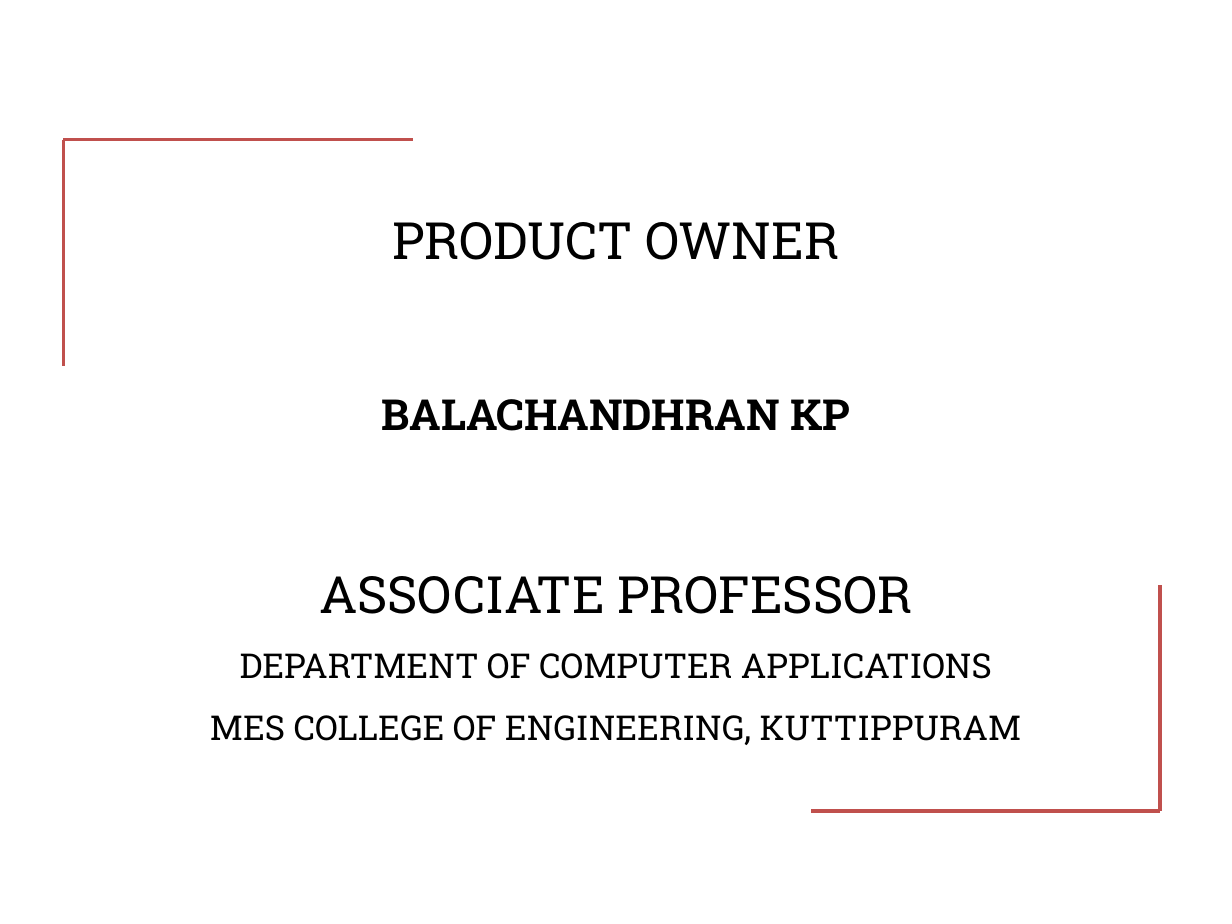
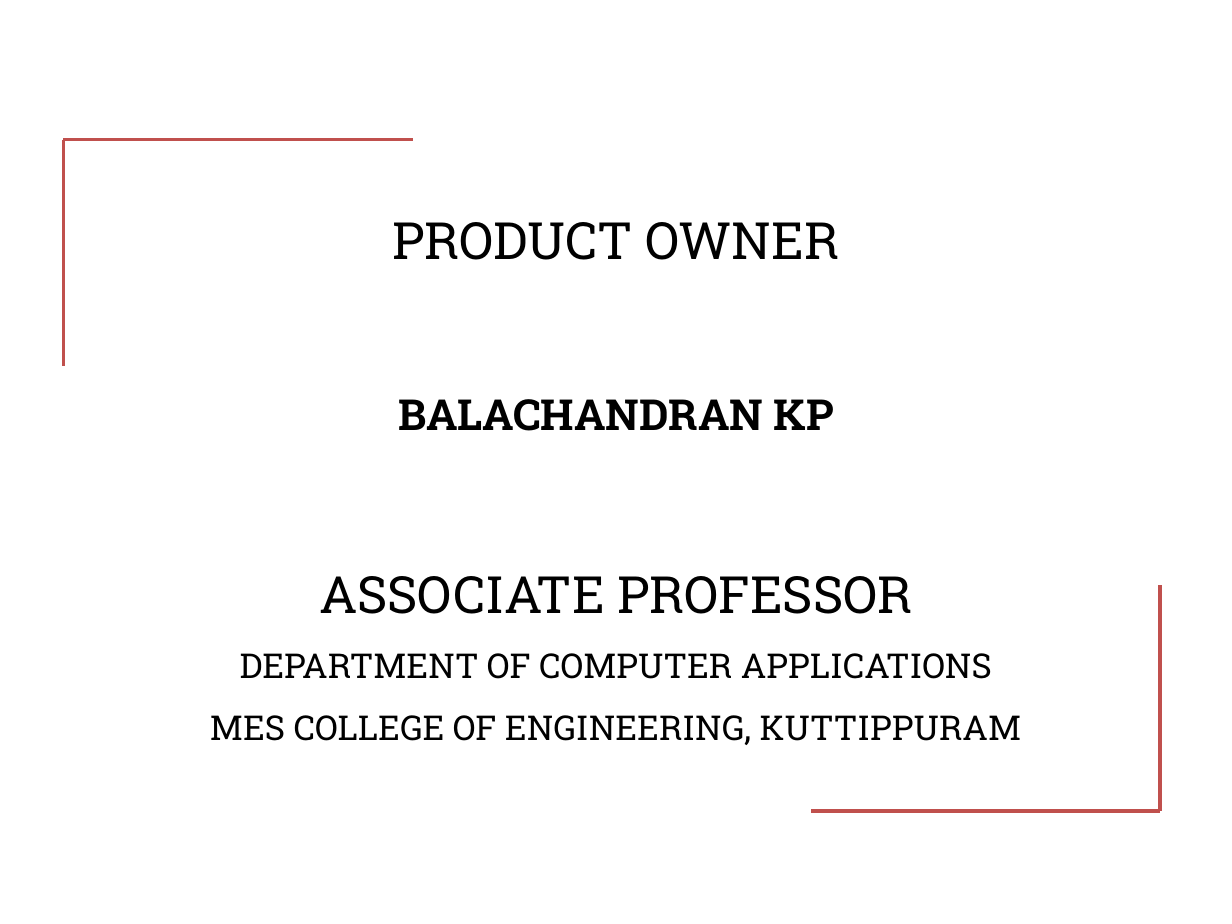
Before and after one commit to Saran-sk52/Mini-Project, a slide deck: slide 2 of 49_MP_presentation.pptx. Drawn at 1232x924 pixels with LibreOffice and Linux fonts; fonts in the diff are those of the drawing. Boxes give left, top, right and bottom in pixels: in the first picture for what was removed or moved away, otherwise in the second. Text is boxed around its words. In the diff, an @@ line names an element or a change of style, - is before the commit and + after.

```diff
--- a/49_MP_presentation.pptx
+++ b/49_MP_presentation.pptx
@@ title at [210,222,1022,745]: text changed @@
-PRODUCT OWNER
-BALACHANDHRAN KP
-ASSOCIATE PROFESSOR
-DEPARTMENT OF COMPUTER APPLICATIONS
-MES COLLEGE OF ENGINEERING, KUTTIPPURAM
+PRODUCT OWNER
+BALACHANDRAN KP
+ASSOCIATE PROFESSOR
+DEPARTMENT OF COMPUTER APPLICATIONS
+MES COLLEGE OF ENGINEERING, KUTTIPPURAM
```
Also in this commit, not shown: 18 other slides changed, 1 slide added, 1 slide removed.
